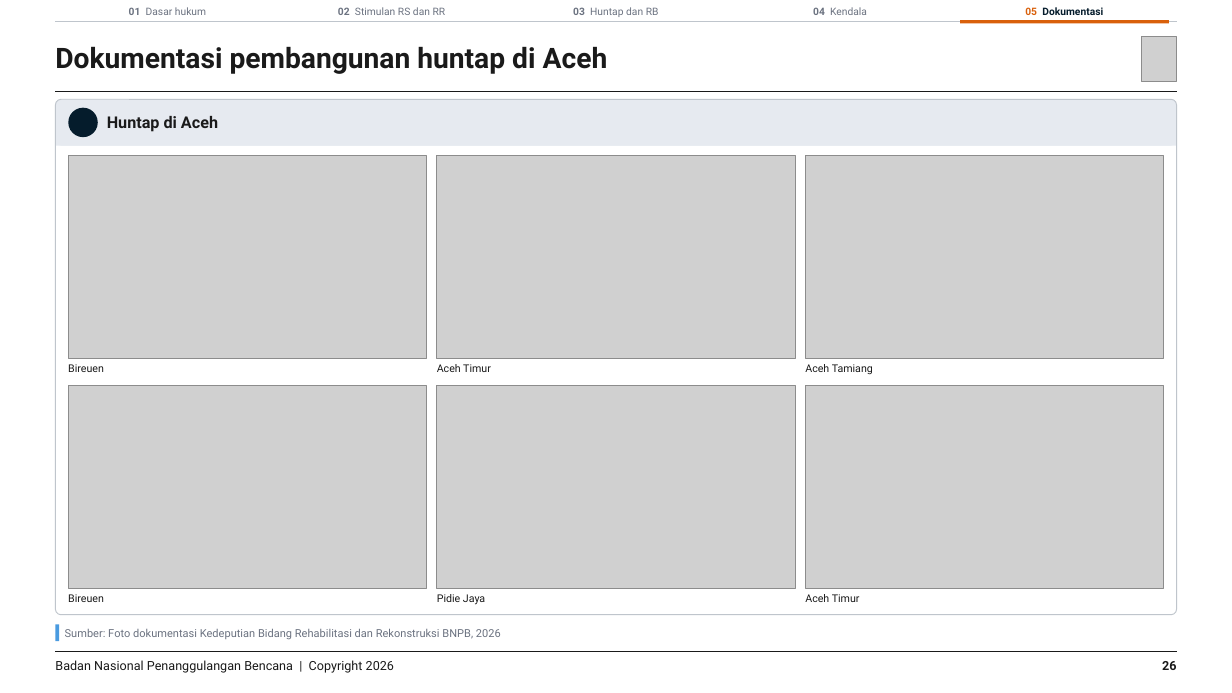
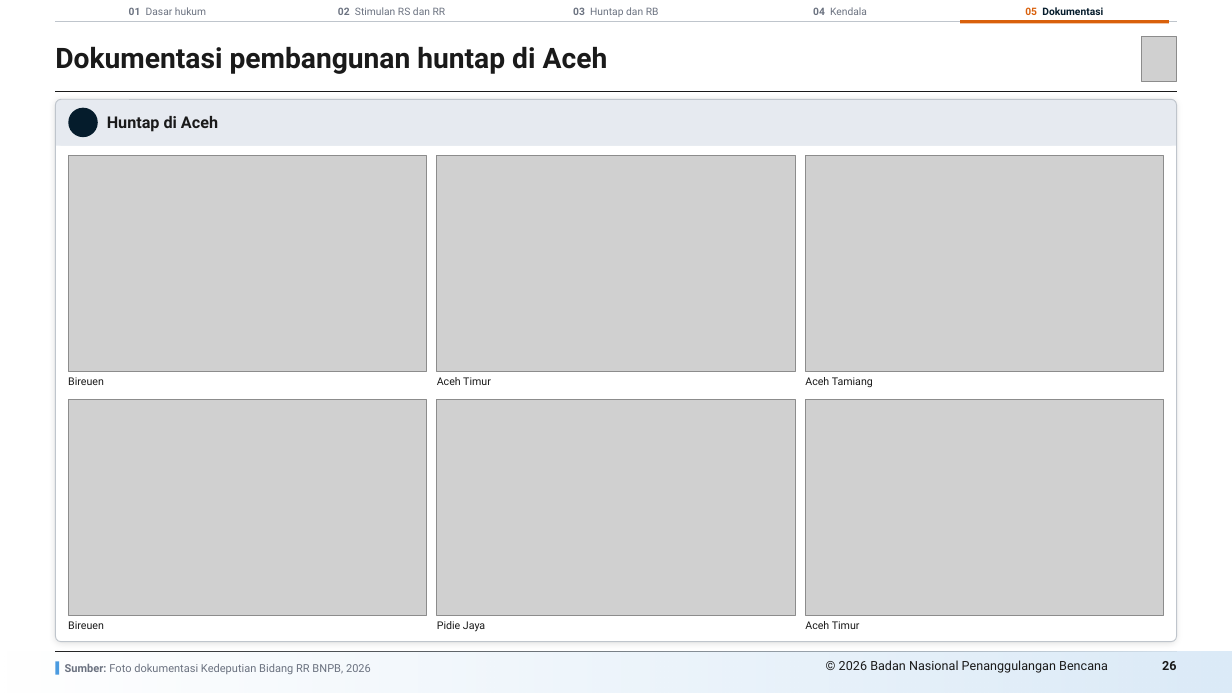
Before and after one commit to terasurbannetwork/poskokarhutla, a slide deck: slide 26 of docs/deck-bnpb/Progres Perumahan RR Sumatera 271026/Progres Perumahan RR Sumatera 271026.pptx. Drawn at 1232x693 pixels with LibreOffice and Linux fonts; fonts in the diff are those of the drawing; grey boxes stand for pictures; background and template pictures are left out. Boxes give left, top, right and bottom in pixels: in the first picture for what was removed or moved away, otherwise in the second. Text is boxed around its words. In the diff, an @@ line names an element or a change of style, - is before the commit and + after.

```diff
--- a/docs/deck-bnpb/Progres Perumahan RR Sumatera 271026/Progres Perumahan RR Sumatera 271026.pptx
+++ b/docs/deck-bnpb/Progres Perumahan RR Sumatera 271026/Progres Perumahan RR Sumatera 271026.pptx
@@ rounded rectangle: place and size @@
-rounded rectangle at [55, 99, 1177, 615]
+rounded rectangle at [55, 99, 1177, 641]
@@ rounded rectangle at [55, 99, 1177, 641]: shadow on; proportions changed @@
@@ rounded rectangle: place and size @@
-rounded rectangle at [55, 99, 1177, 615]
+rounded rectangle at [55, 99, 1177, 641]
@@ rounded rectangle at [55, 99, 1177, 641]: proportions changed @@
@@ picture: place and size @@
-picture at [68, 156, 427, 359]
+picture at [68, 156, 427, 372]
@@ picture: place and size @@
-picture at [437, 156, 796, 359]
+picture at [437, 156, 796, 372]
@@ picture: place and size @@
-picture at [806, 156, 1165, 359]
+picture at [806, 156, 1165, 372]
@@ 3 texts: place and size @@
-3 texts at [68, 364, 873, 374]
+3 texts at [68, 377, 873, 387]
@@ picture: place and size @@
-picture at [68, 386, 427, 589]
+picture at [68, 399, 427, 616]
@@ picture: place and size @@
-picture at [437, 386, 796, 589]
+picture at [437, 399, 796, 616]
@@ picture: place and size @@
-picture at [806, 386, 1165, 589]
+picture at [806, 399, 1165, 616]
@@ 3 texts: place and size @@
-3 texts at [68, 594, 860, 605]
+3 texts at [68, 621, 860, 632]
@@ rectangle added at [0, 652, 1232, 693], fill gradient #DCEBF8 @@
@@ rectangle: place and size @@
-rectangle at [55, 625, 59, 641]
+rectangle at [55, 662, 59, 675]
@@ text at [65, 664, 371, 674]: text changed @@
-Sumber: Foto dokumentasi Kedeputian Bidang Rehabilitasi dan Rekonstruksi BNPB, 2026
+Sumber: Foto dokumentasi Kedeputian Bidang RR BNPB, 2026
@@ text at [839, 660, 1108, 673]: text changed @@
-Badan Nasional Penanggulangan Bencana | Copyright 2026
+© 2026 Badan Nasional Penanggulangan Bencana
```
Also in this commit, not shown: 25 other slides changed, 1 other file.
